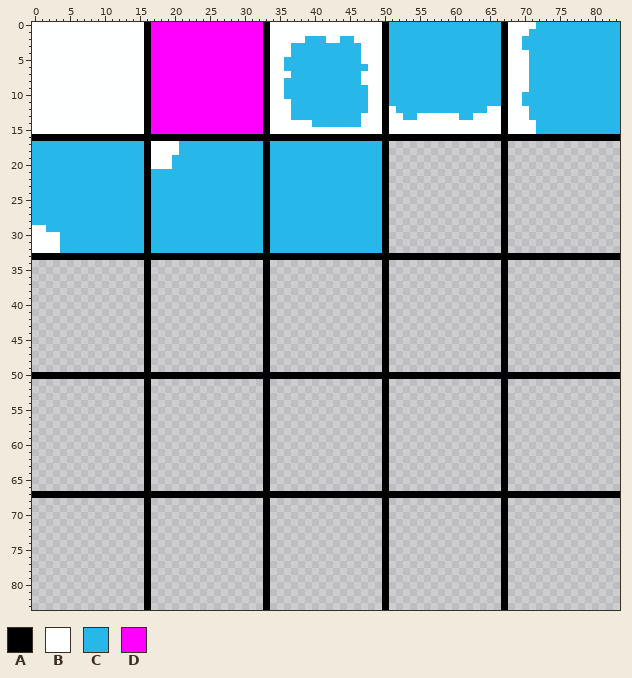
Sprite sheet, stored at Resources/SnowTileset.png. That is the earlier state.
The file is 84x84 pixels. Colours within 5 levels of each other are drawn and written as one.
Palette (. is transparent): A #000000  B #feffff  C #27b7e8  D #ff00ff
Pixels before (only the part around the change), first column x 47:
 9 CBBACCCCCCCCCCCCCCCCABBBCCCCCCC
10 CBBACCCCCCCCCCCCCCCCABBCCCCCCCC
11 CBBACCCCCCCCCCCCCCCCABBCCCCCCCC
12 CBBABCCCCCCCCCCCCCBBABBBCCCCCCC
13 BBBABBCCBBBBBBCCBBBBABBBCCCCCCC
14 BBBABBBBBBBBBBBBBBBBABBBBCCCCCC
15 BBBABBBBBBBBBBBBBBBBABBBBCCCCCC
16 AAAAAAAAAAAAAAAAAAAAAAAAAAAAAAA
17 CCCA................A..........
18 CCCA................A..........
19 CCCA................A..........
20 CCCA................A..........
21 CCCA................A..........
22 CCCA................A..........
23 CCCA................A..........
24 CCCA................A..........
25 CCCA................A..........
26 CCCA................A..........
27 CCCA................A..........
28 CCCA................A..........
29 CCCA................A..........
30 CCCA................A..........
31 CCCA................A..........
32 CCCA................A..........
33 AAAAAAAAAAAAAAAAAAAAAAAAAAAAAAA
34 ...A................A..........
35 ...A................A..........
36 ...A................A..........
37 ...A................A..........
38 ...A................A..........
39 ...A................A..........
40 ...A................A..........
41 ...A................A..........
42 ...A................A..........
43 ...A................A..........
44 ...A................A..........
45 ...A................A..........
46 ...A................A..........
47 ...A................A..........
48 ...A................A..........
49 ...A................A..........
50 AAAAAAAAAAAAAAAAAAAAAAAAAAAAAAA
51 ...A................A..........
52 ...A................A..........
Now the later version:
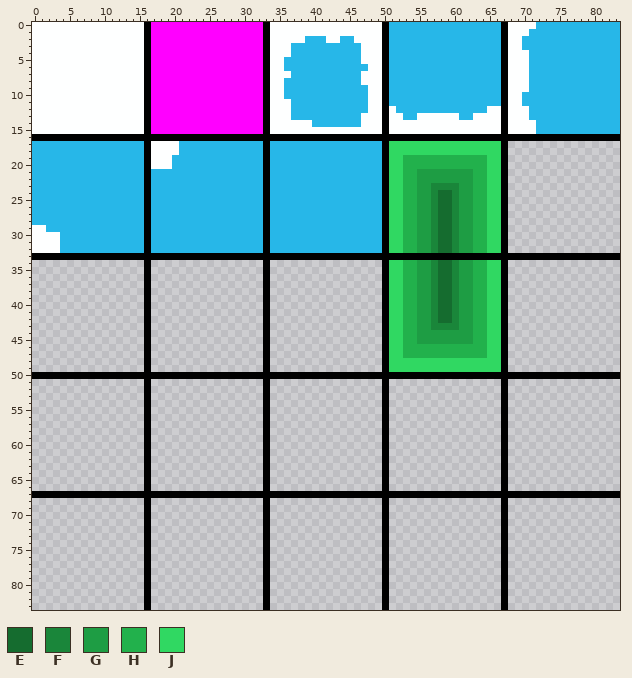
Colours new in this view: E #156c2f  F #1a863a  G #1e9d44  H #22b14c  J #30d862
Edits made:
The edit adds colour E in rows 24 to 32 at x 58 to 59; in rows 34 to 42 at x 58 to 59.
The edit adds colour F in row 23 at x 57 to 60; in rows 24 to 32 at x 57 and 60; in rows 34 to 42 at x 57 and 60; in row 43 at x 57 to 60.
The edit adds colour G in rows 21 to 22 at x 55 to 62; in rows 23 to 32 at x 55 to 56 and 61 to 62; in rows 34 to 43 at x 55 to 56 and 61 to 62; in rows 44 to 45 at x 55 to 62.
The edit adds colour H in rows 19 to 20 at x 53 to 64; in rows 21 to 32 at x 53 to 54 and 63 to 64; in rows 34 to 45 at x 53 to 54 and 63 to 64; in rows 46 to 47 at x 53 to 64.
The edit adds colour J in rows 17 to 18 at x 51 to 66; in rows 19 to 32 at x 51 to 52 and 65 to 66; in rows 34 to 47 at x 51 to 52 and 65 to 66; in rows 48 to 49 at x 51 to 66.
